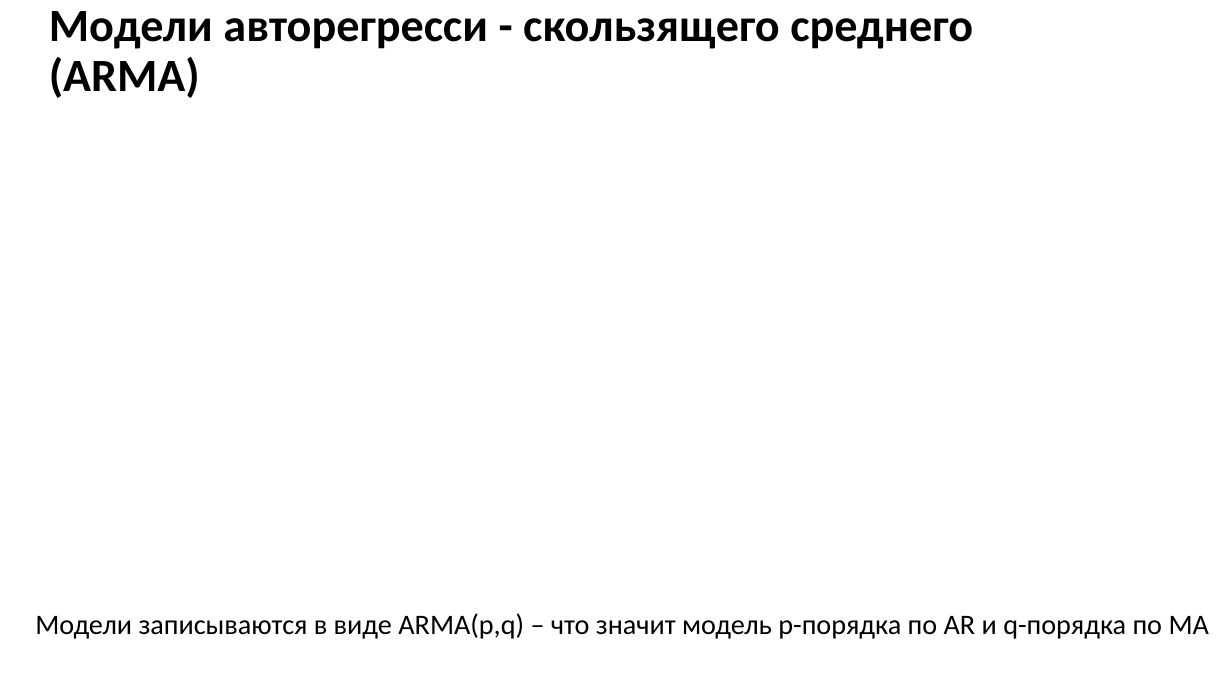
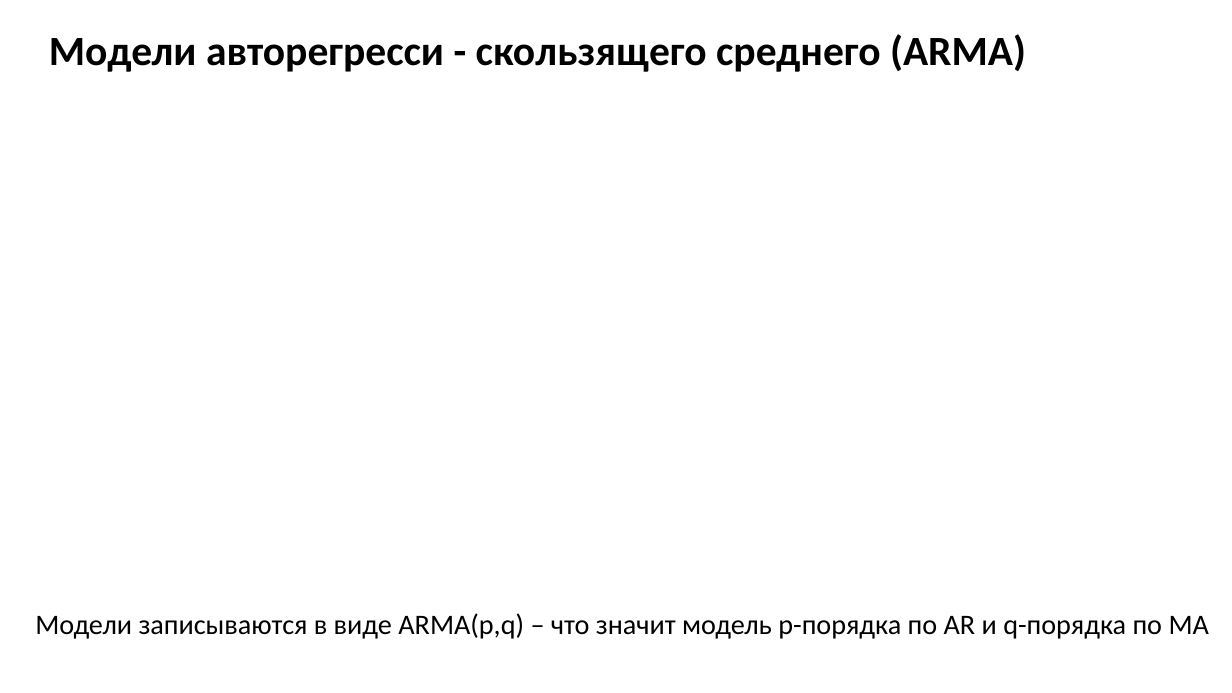
Before and after one commit to MVRonkin/TimeSeriesCourse, a slide deck: slide 8 of 2025/LEC/04-1 ARIMA new.pptx. Drawn at 1232x693 pixels with LibreOffice and Linux fonts; fonts in the diff are those of the drawing; grey boxes stand for pictures. Boxes give left, top, right and bottom in pixels: in the first picture for what was removed or moved away, otherwise in the second. Text is boxed around its words. In the diff, an @@ line names an element or a change of style, - is before the commit and + after.

```diff
--- a/2025/LEC/04-1 ARIMA new.pptx
+++ b/2025/LEC/04-1 ARIMA new.pptx
@@ title "Модели авторегресси - скользящего среднего ..." at bbox=[49, 34, 1026, 72]: size 36 to 32.4 pt @@
```
Also in this commit, not shown: 4 other slides changed.
